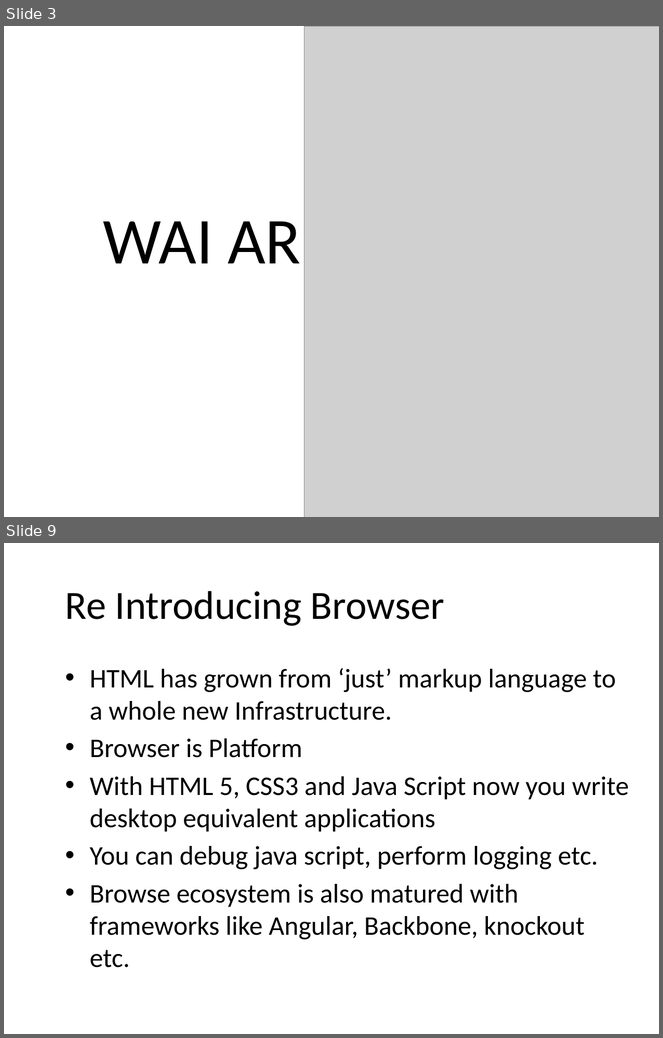
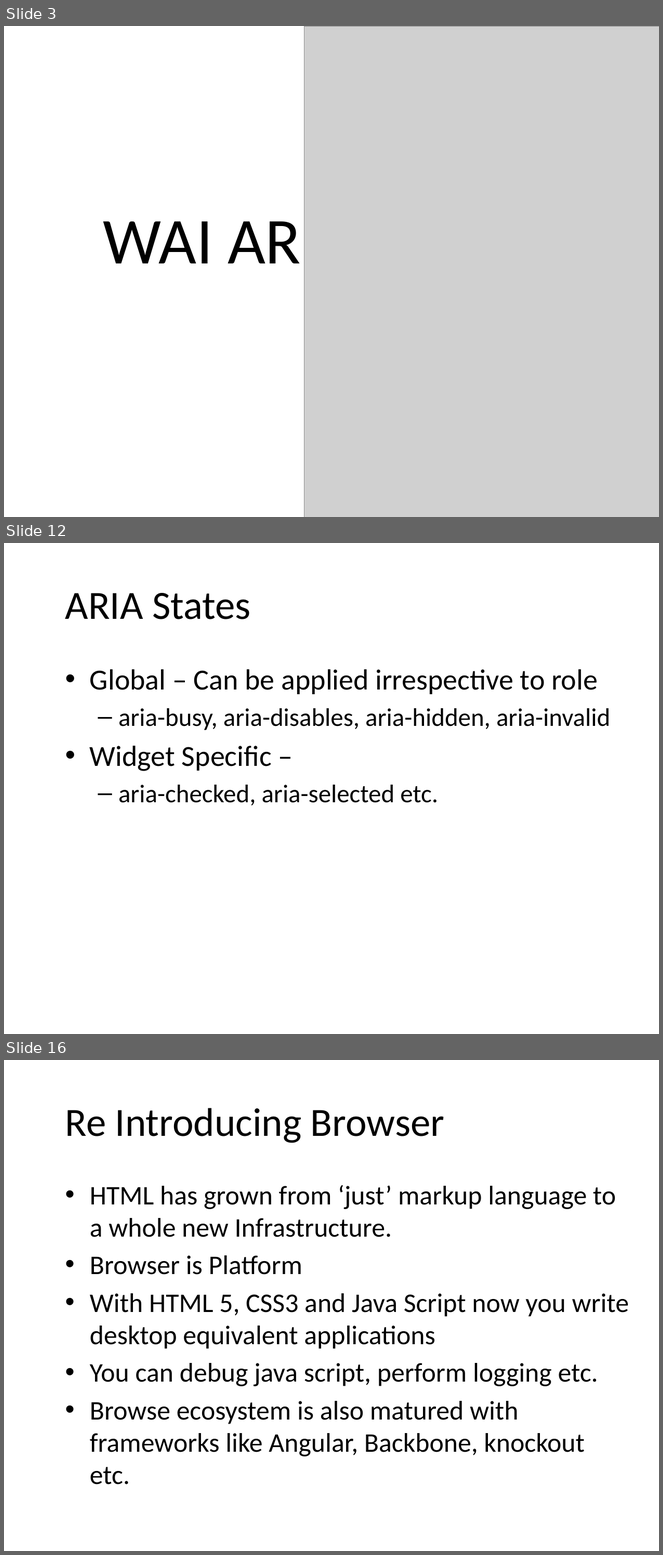
Before and after one commit to punchouty/accessibility, a slide deck: ppt/aria.pptx. Shown one above the other, each under a label of ours: slides 3 and 9 before the commit, slides 3, 12 and 16 after it; the slides between them are not shown. The pictures are 663x1038 and 663x1555 pixels, drawn with LibreOffice and Linux fonts; fonts in the diff are those of the drawing; grey boxes stand for pictures; background and template pictures are left out. Boxes give left, top, right and bottom in pixels: in the first picture for what was removed or moved away, otherwise in the second. Text is boxed around its words. In the diff, an @@ line names an element or a change of style, - is before the commit and + after.

Commit message:
Minor modification in ARIA ppt

```diff
--- a/ppt/aria.pptx
+++ b/ppt/aria.pptx
@@ slide 12 added at (4, 543, 659, 1034), background picture (left out) @@
@@ title added at (65, 593, 251, 619), 44 pt, text #000000 @@
+ARIA States
@@ text added at (90, 669, 610, 806), 28 pt, text #000000 @@
+• Global – Can be applied irrespective to role
+  – aria-busy, aria-disables, aria-hidden, aria-invalid
+• Widget Specific –
+  – aria-checked, aria-selected etc.
@@ what was slide 9 is now slide 16 @@
```
Also in this commit, not shown: 5 slides changed, 6 other slides added, 3 other files.
